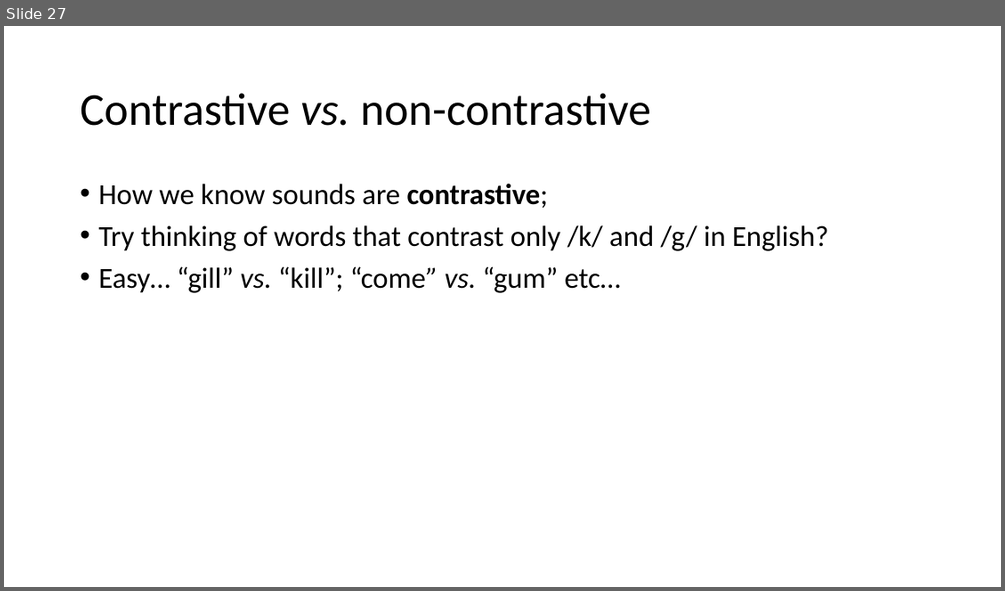
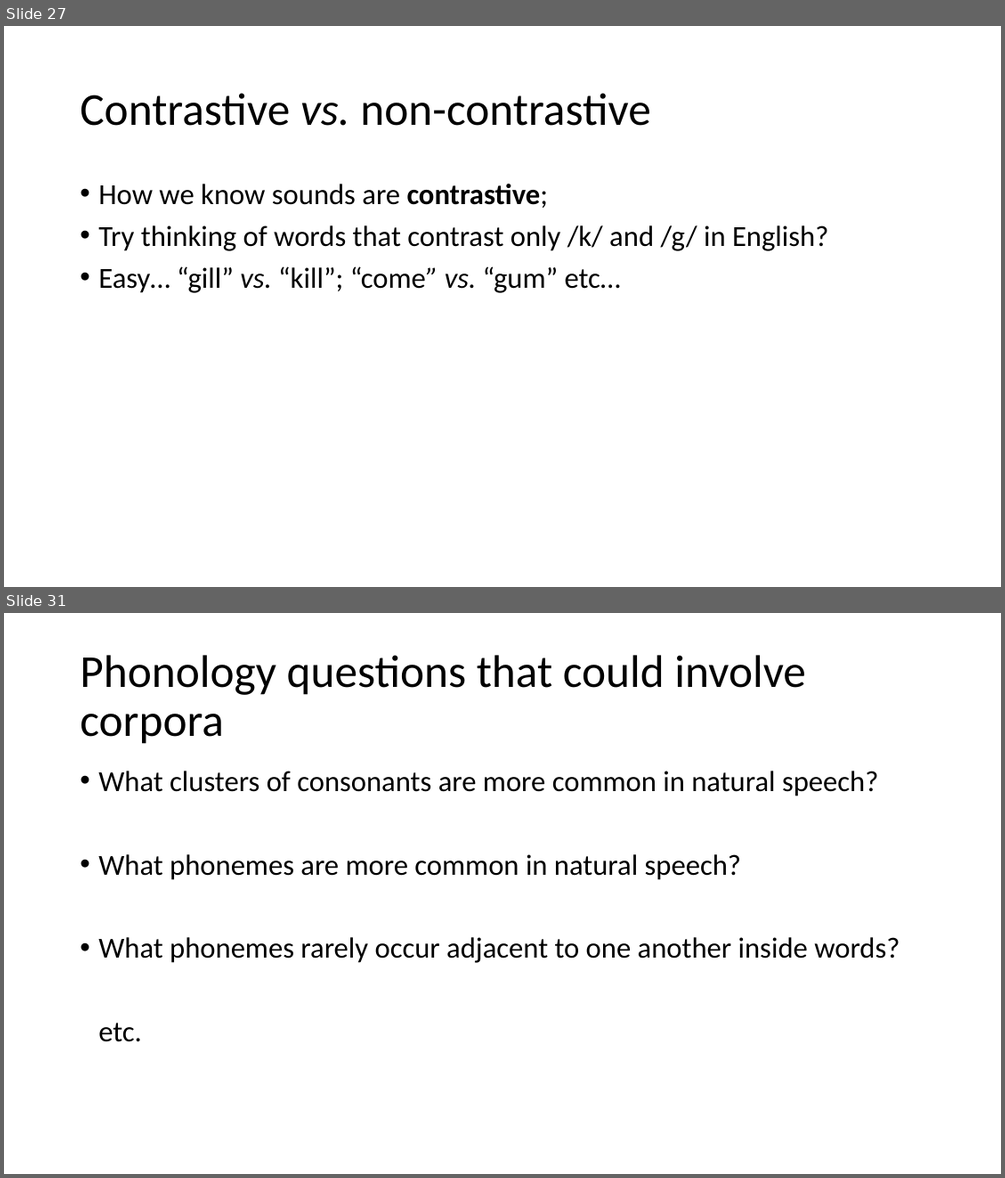
Before and after one commit to ajrtallman/Corpus_Linguistics_FSU_2023-2024, a slide deck: 03_lectures/CorpusLinguistics_2023_11_03.odp. Shown one above the other, each under a label of ours: slide 27 before the commit, slides 27 and 31 after it; the slides between them are not shown. The pictures are 1005x591 and 1005x1178 pixels, drawn with LibreOffice and Linux fonts; fonts in the diff are those of the drawing. Boxes give left, top, right and bottom in pixels: in the first picture for what was removed or moved away, otherwise in the second. Text is boxed around its words. In the diff, an @@ line names an element or a change of style, - is before the commit and + after.

```diff
--- a/03_lectures/CorpusLinguistics_2023_11_03.odp
+++ b/03_lectures/CorpusLinguistics_2023_11_03.odp
@@ slide 31 added at (4,613,1001,1174), background #FFFFFF @@
@@ title added at (80,655,806,744), 44 pt, text #000000 @@
+Phonology questions that could involve corpora
@@ text added at (98,771,899,1042), 28 pt, text #000000 @@
+• What clusters of consonants are more common in natural speech?
+• What phonemes are more common in natural speech?
+• What phonemes rarely occur adjacent to one another inside words?
+etc.
```
Also in this commit, not shown: 1 slide changed, 12 other slides added.
